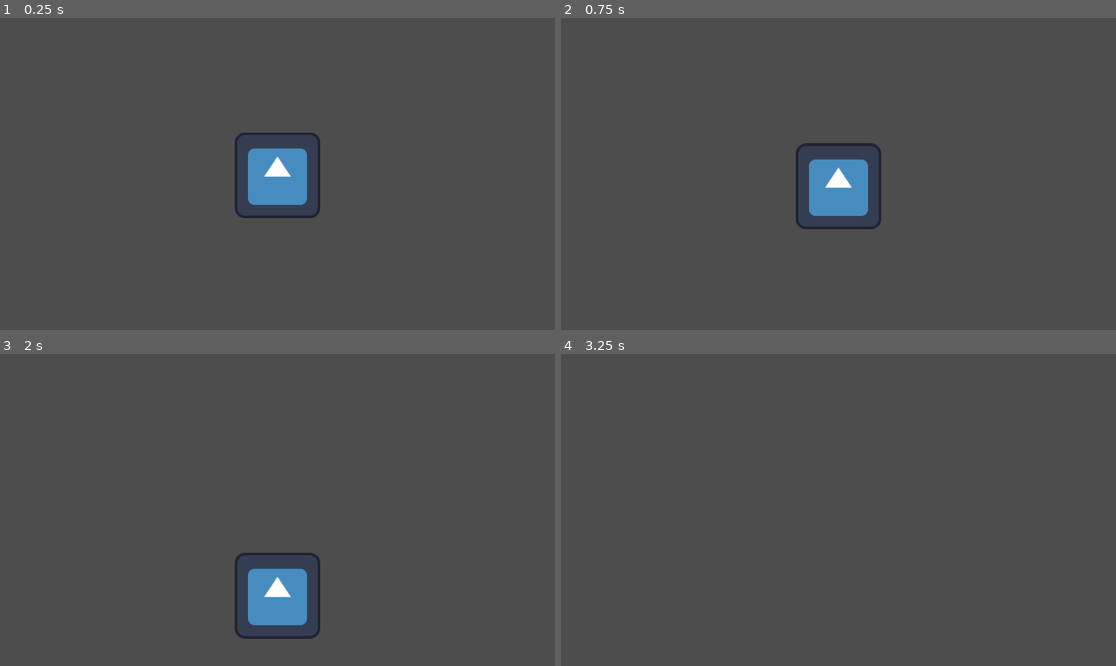
Above: before the commit, frames 1-4 (two rows, left to right).
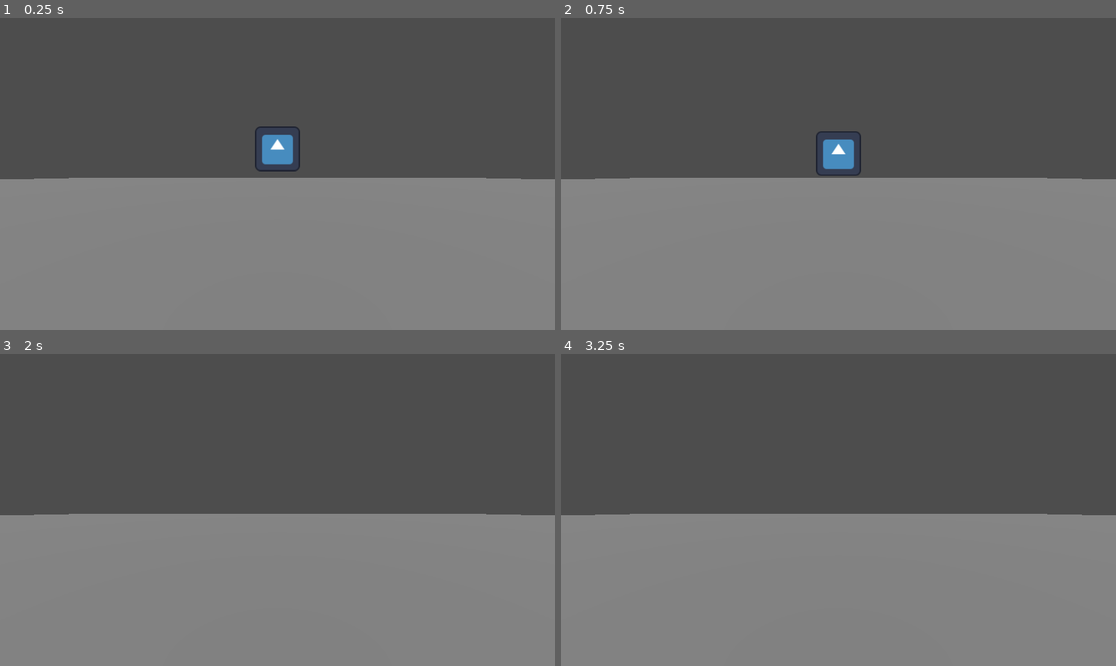
Above: after the commit, the same moments.

Repository: F100cTomas/Flight-Simulator
Game: Godot game, scene res://Scenes/main.tscn
Same seed, same stepped clock (60 frames per second), same inputs: the game is played once before the commit and once after it. The engine's default icon, where the game draws it, is replaced by a stand-in: a white triangle on a blue panel in a dark square.
Inputs:
- Up to frame 1 (0.25 s): no input
- Up to frame 2 (0.75 s): tap Enter at 0.5 s; tap Space at 0.6 s
- Up to frame 3 (2 s): tap Space at 0.77, 1.07, 1.35, 1.52, 1.82 s
- Up to frame 4 (3.25 s): tap Space at 2.1, 2.85, 3.02 s

The runs differ from the first frame. In frame 1, 50% of the frame differs, in the area x 0-100%, y 34-100%; in frame 2, 50%; in frame 3, 49%; in frame 4, 49%.

Commit message:
Added Script

Diff:
--- a/Scenes/main.tscn
+++ b/Scenes/main.tscn
@@ -1,13 +1,20 @@
-[gd_scene load_steps=3 format=3 uid="uid://c6umuero4euoj"]
+[gd_scene load_steps=6 format=3 uid="uid://c6umuero4euoj"]
 
+[ext_resource type="Script" path="res://Scripts/rigid_body_3d.gd" id="1_ec3xf"]
 [ext_resource type="Texture2D" uid="uid://cr2edsm1onand" path="res://icon.svg" id="1_x7uua"]
 
 [sub_resource type="SphereShape3D" id="SphereShape3D_ssjdn"]
 
+[sub_resource type="WorldBoundaryShape3D" id="WorldBoundaryShape3D_h4jkp"]
+
+[sub_resource type="PlaneMesh" id="PlaneMesh_63vyw"]
+size = Vector2(100, 100)
+
 [node name="Node3D" type="Node3D"]
 
 [node name="RigidBody3D" type="RigidBody3D" parent="."]
-gravity_scale = 0.07
+transform = Transform3D(1, 0, 0, 0, 1, 0, 0, 0, 1, 0, 1, 0)
+script = ExtResource("1_ec3xf")
 
 [node name="CollisionShape3D" type="CollisionShape3D" parent="RigidBody3D"]
 shape = SubResource("SphereShape3D_ssjdn")
@@ -16,4 +23,16 @@
 texture = ExtResource("1_x7uua")
 
 [node name="Camera3D" type="Camera3D" parent="."]
-transform = Transform3D(1, 0, 0, 0, 1, 0, 0, 0, 1, 0, 0, 3.02715)
+transform = Transform3D(1, 0, 0, 0, 1, 0, 0, 0, 1, 0, 0, 5.7958)
+
+[node name="StaticBody3D" type="StaticBody3D" parent="."]
+transform = Transform3D(1, 0, 0, 0, 1, 0, 0, 0, 1, 0, -1, 0)
+
+[node name="CollisionShape3D" type="CollisionShape3D" parent="StaticBody3D"]
+shape = SubResource("WorldBoundaryShape3D_h4jkp")
+
+[node name="MeshInstance3D" type="MeshInstance3D" parent="StaticBody3D"]
+mesh = SubResource("PlaneMesh_63vyw")
+
+[node name="DirectionalLight3D" type="DirectionalLight3D" parent="."]
+transform = Transform3D(1, 0, 0, 0, 0.638056, 0.76999, 0, -0.76999, 0.638056, 0, 3.27678, 2.29072)
--- /dev/null
+++ b/Scripts/rigid_body_3d.gd
@@ -0,0 +1,6 @@
+extends RigidBody3D
+
+
+func _input(event: InputEvent) -> void:
+	if event is InputEventKey and event.pressed and event.keycode == KEY_SPACE:
+		linear_velocity.y = 10.0
